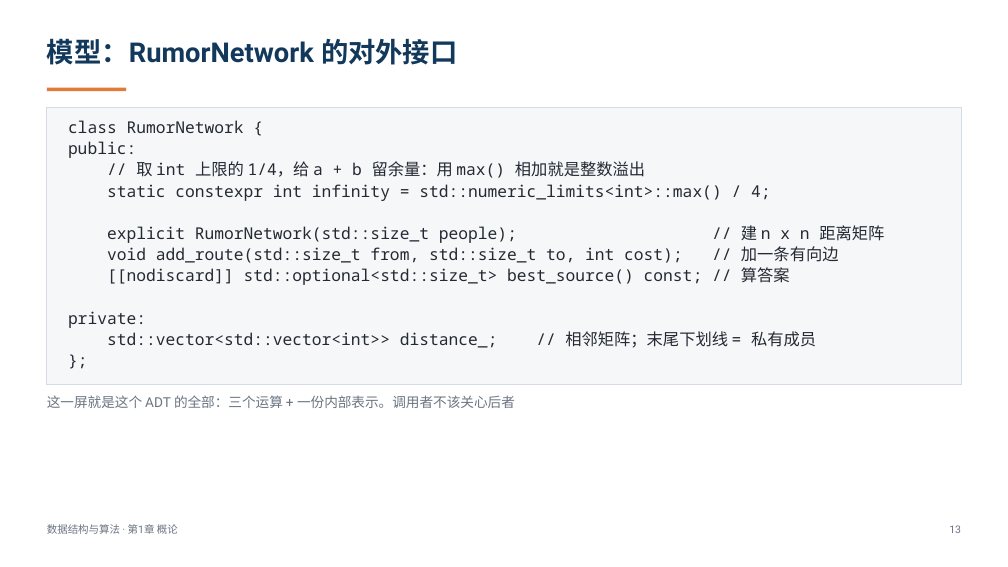
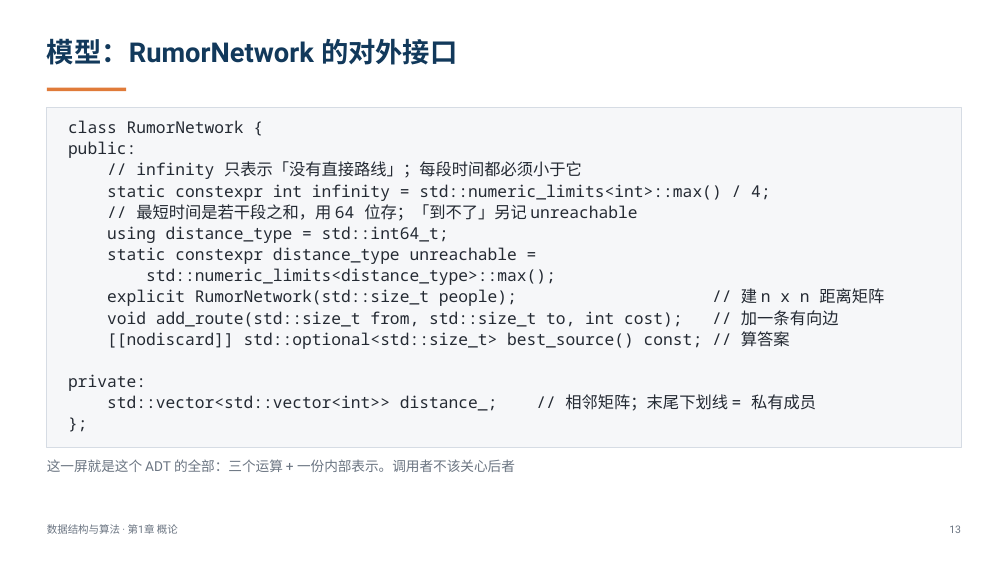
Before and after one commit to GMyhf/dsa-modernization, a slide deck: slide 13 of courseware/DSA_CH01_Overview_ADT_Complexity.pptx. Drawn at 1008x567 pixels with LibreOffice and Linux fonts; fonts in the diff are those of the drawing. Boxes give left, top, right and bottom in pixels: in the first picture for what was removed or moved away, otherwise in the second. Text is boxed around its words. In the diff, an @@ line names an element or a change of style, - is before the commit and + after.

```diff
--- a/courseware/DSA_CH01_Overview_ADT_Complexity.pptx
+++ b/courseware/DSA_CH01_Overview_ADT_Complexity.pptx
@@ rectangle resized from (x1=47, y1=107, x2=961, y2=384) to (x1=47, y1=107, x2=961, y2=448) @@
@@ text at (x1=136, y1=161, x2=582, y2=179): text changed @@
-// 取 int 上限的 1/4，给 a + b 留余量：用 max() 相加就是整数溢出
+// infinity 只表示「没有直接路线」；每段时间都必须小于它
@@ text at (x1=107, y1=204, x2=637, y2=285): paragraphs added @@
+// 最短时间是若干段之和，用 64 位存；「到不了」另记 unreachable
+using distance_type = std::int64_t;
+static constexpr distance_type unreachable =
+std::numeric_limits<distance_type>::max();
@@ text "这一屏就是这个 ADT 的全部：三个运算 + 一份内部表示。调用者不该关心后者" moved from (x1=47, y1=395, x2=515, y2=408) to (x1=47, y1=459, x2=515, y2=472) @@
```
Also in this commit, not shown: 2 other slides changed, 10 other files.
